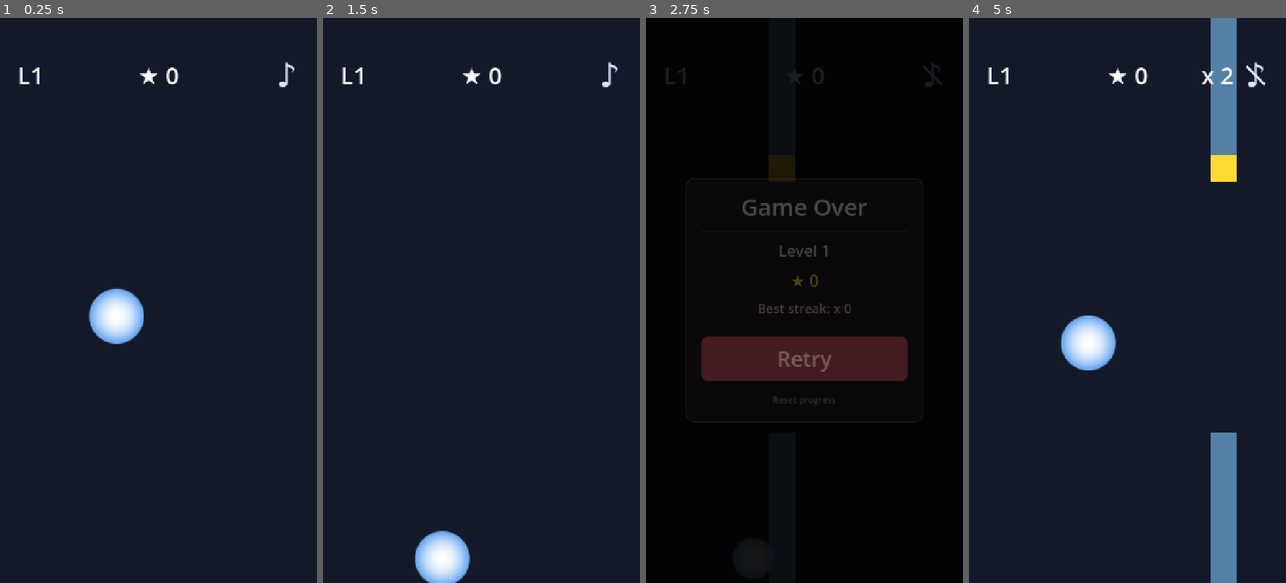
Above: before the commit, frames 1-4 (left to right).
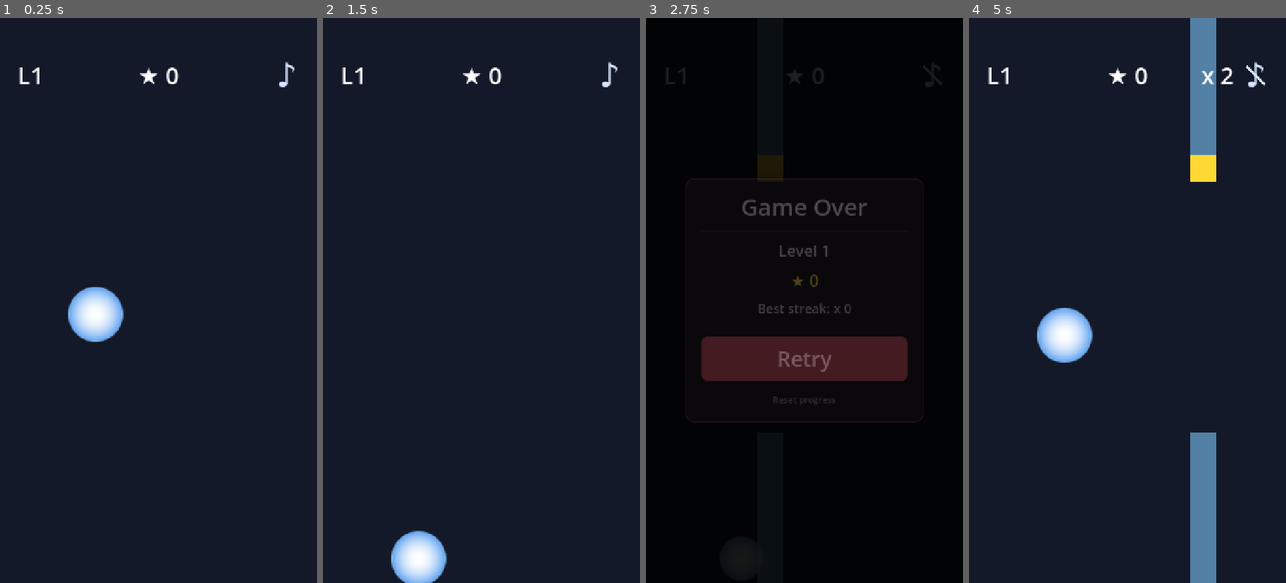
Above: after the commit, the same moments.

Repository: JFun/gravity-flip
Game: Godot game, scene res://scenes/game.tscn
The game is run twice, just before and just after one commit, with the same random seed, the same clock (stepped at 60 frames per second) and the same inputs.
Inputs (mouse positions are in pixels of both pictures, inside the frame that each line leads up to):
- Up to frame 1 (0.25 s): no input
- Up to frame 2 (1.5 s): click "♪" at 0.5 s; click "♪" at 1.25 s
- Up to frame 3 (2.75 s): click "♪" at 2 s
- Up to frame 4 (5 s): click "Retry" at 2.75 s; move the mouse to (1197, 272) at 3.52 s; hold Space (flip) 3.53-4.28 s; click (1197, 272) at 3.67 s; move the mouse to (1064, 328) at 4.27 s; tap Space (flip) at 4.35 s; click (1064, 328) at 4.42 s

The runs differ from the first frame. In frame 1, 1.9% of the frame differs, in the area x 21-46%, y 47-58%; in frame 2, 1.9%; in frame 3, 0.3%; in frame 4, 9.1%, in the area x 21-85%, y 0-100%.

Commit message:
Audio dB balance + smoother ball at high refresh rates
- AudioManager: add VOLUMES dict with per-sound default dB offsets
  (flip -6, star -3, death 0, level_clear -2). The placeholder WAVs
  are generated at different amplitudes/frequencies so perceived
  loudness varied; this rebalances at playback without re-synthing.
  play() now applies VOLUMES[sound] + an optional caller offset.
- Enable physics_interpolation in project.godot so player/camera
  movement renders smoothly at 120Hz on iPhone Pro models even though
  physics ticks at 60Hz.
- Drop position_smoothing on the Camera2D — it was adding ~30-unit
  oscillation as the ball moved. _update_camera_offset() already
  anchors the ball at 30% from left, so smoothing was pure jitter.

Co-Authored-By: Claude Opus 4.7 <noreply@anthropic.com>

Diff:
--- a/project.godot
+++ b/project.godot
@@ -30,6 +30,10 @@
 window/stretch/aspect="expand"
 window/handheld/orientation="sensor"
 
+[physics]
+
+common/physics_interpolation=true
+
 [input]
 
 flip={
--- a/scenes/game.tscn
+++ b/scenes/game.tscn
@@ -171,8 +171,6 @@
 
 [node name="Camera2D" type="Camera2D" parent="Player"]
 zoom = Vector2(2, 2)
-position_smoothing_enabled = true
-position_smoothing_speed = 8.0
 
 [node name="HUD" type="CanvasLayer" parent="."]
 layer = 10
--- a/scripts/audio_manager.gd
+++ b/scripts/audio_manager.gd
@@ -10,6 +10,17 @@
 	"star": "res://assets/sounds/star.wav",
 	"death": "res://assets/sounds/death.wav",
 	"level_clear": "res://assets/sounds/level_clear.wav",
+}
+
+## Per-sound default volume offsets (dB). The placeholder WAVs were generated
+## at different peak amplitudes and frequencies, so perceived loudness varies.
+## Tuned by ear — flip is the most frequent so it's pulled down, death and
+## level_clear are big "moments" so they sit at the loudest reference.
+const VOLUMES := {
+	"flip": -6.0,
+	"star": -3.0,
+	"death": 0.0,
+	"level_clear": -2.0,
 }
 
 signal mute_changed(muted: bool)
@@ -36,17 +47,20 @@
 	_load_settings()
 
 
-func play(sound_name: String, volume_db: float = 0.0) -> void:
+## Plays a registered sound. `volume_db_offset` is added to the per-sound
+## default in VOLUMES — pass 0.0 (default) to use the balanced level.
+func play(sound_name: String, volume_db_offset: float = 0.0) -> void:
 	if muted:
 		return
 	var stream = _streams.get(sound_name)
 	if stream == null:
 		push_warning("AudioManager: unknown sound %s" % sound_name)
 		return
+	var base_db: float = VOLUMES.get(sound_name, 0.0)
 	var p := _players[_next_player]
 	_next_player = (_next_player + 1) % _players.size()
 	p.stream = stream
-	p.volume_db = volume_db
+	p.volume_db = base_db + volume_db_offset
 	p.play()
 
 
